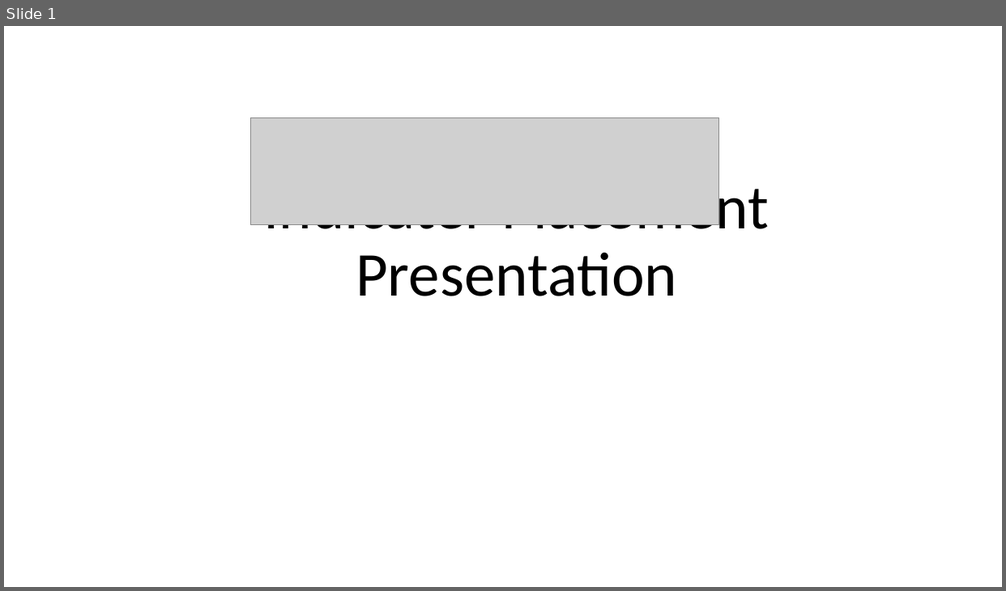
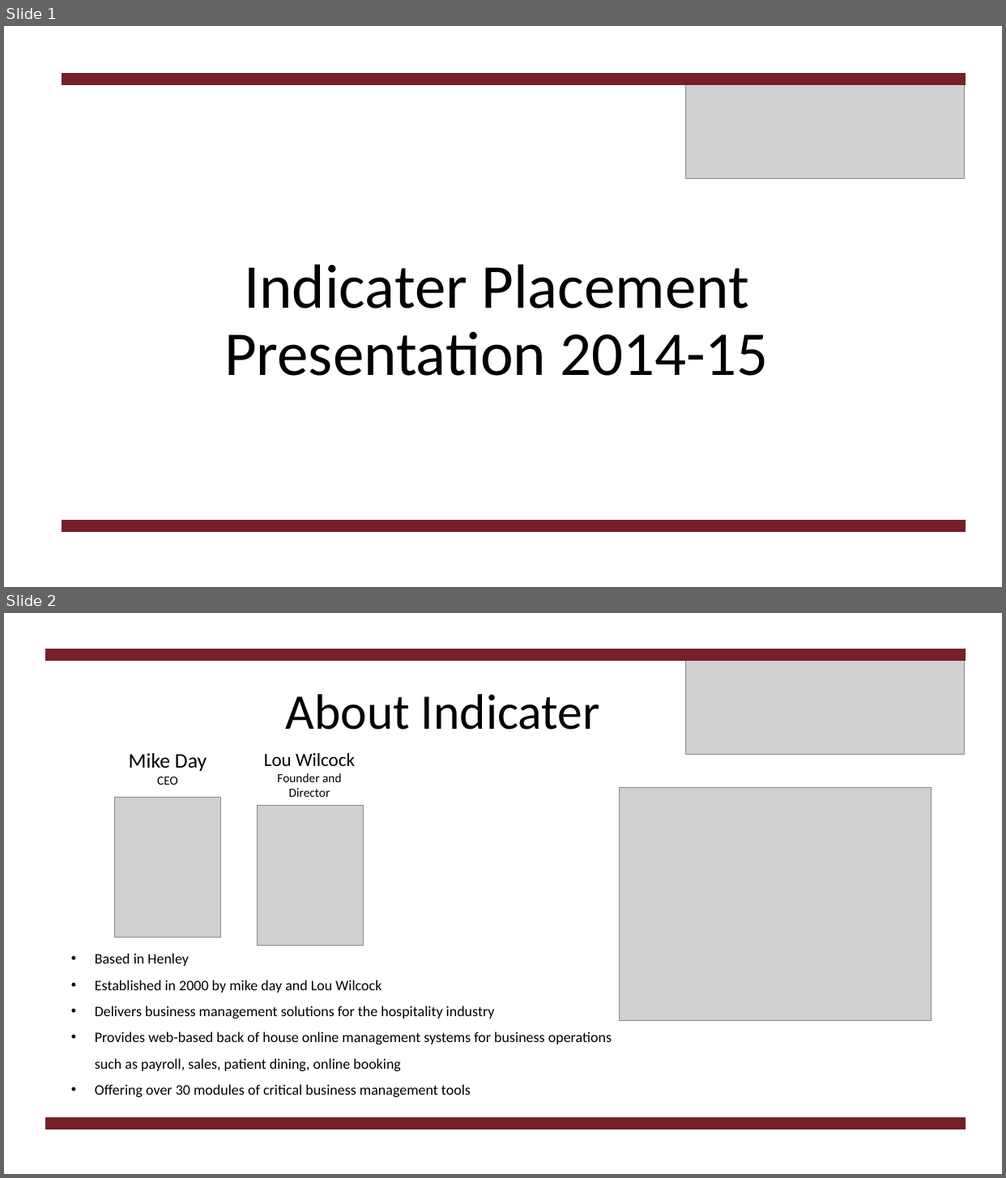
Before and after one commit to m00sedrive/Uni-Work-2015, a slide deck: Indicater Placement Reports/Indicater Presentation.pptx. Shown one above the other, each under a label of ours: slide 1 before the commit, slides 1 and 2 after it. The pictures are 1006x591 and 1006x1178 pixels, drawn with LibreOffice and Linux fonts; fonts in the diff are those of the drawing; grey boxes stand for pictures. Boxes give left, top, right and bottom in pixels: in the first picture for what was removed or moved away, otherwise in the second. Text is boxed around its words. In the diff, an @@ line names an element or a change of style, - is before the commit and + after.

Commit message:
indicater presentation update

```diff
--- a/Indicater Placement Reports/Indicater Presentation.pptx
+++ b/Indicater Placement Reports/Indicater Presentation.pptx
@@ slide 2 added at (4,613,1002,1174), background #FFFFFF @@
@@ rectangle added at (46,649,965,661), fill #751F28, outline #751F28 1 pt @@
@@ picture added at (686,649,965,755) @@
@@ title added at (286,694,600,730), 48 pt, text #000000 @@
+About Indicater
@@ text added at (129,753,206,785), 20 pt, text #000000 @@
+Mike Day
+CEO
@@ text added at (264,753,355,797), 12 pt, text #000000 @@
+Lou Wilcock
+Founder and Director
@@ picture added at (114,797,220,937) @@
@@ picture added at (257,806,364,945) @@
@@ picture added at (620,787,931,1021) @@
@@ text added at (95,953,612,1097), 14 pt, text #000000 @@
+• Based in Henley
+• Established in 2000 by mike day and Lou Wilcock
+• Delivers business management solutions for the hospitality industry
+• Provides web-based back of house online management systems for business operations such as payroll, sales, patient dining, online booking
+• Offering over 30 modules of critical business management tools
@@ rectangle added at (46,1118,965,1130), fill #751F28, outline #751F28 1 pt @@
@@ slide 1 changed as well @@
@@ rectangle added at (62,73,965,84), fill #751F28, outline #751F28 1 pt @@
@@ picture: place and size @@
-picture at (250,118,719,225)
+picture at (686,73,965,178)
@@ title at (224,264,768,376): text changed @@
-Indicater Placement Presentation
+Indicater Placement Presentation 2014-15
@@ rectangle added at (62,521,965,532), fill #751F28, outline #751F28 1 pt @@
```
Also in this commit, not shown: 5 other slides added, 20 other files.
